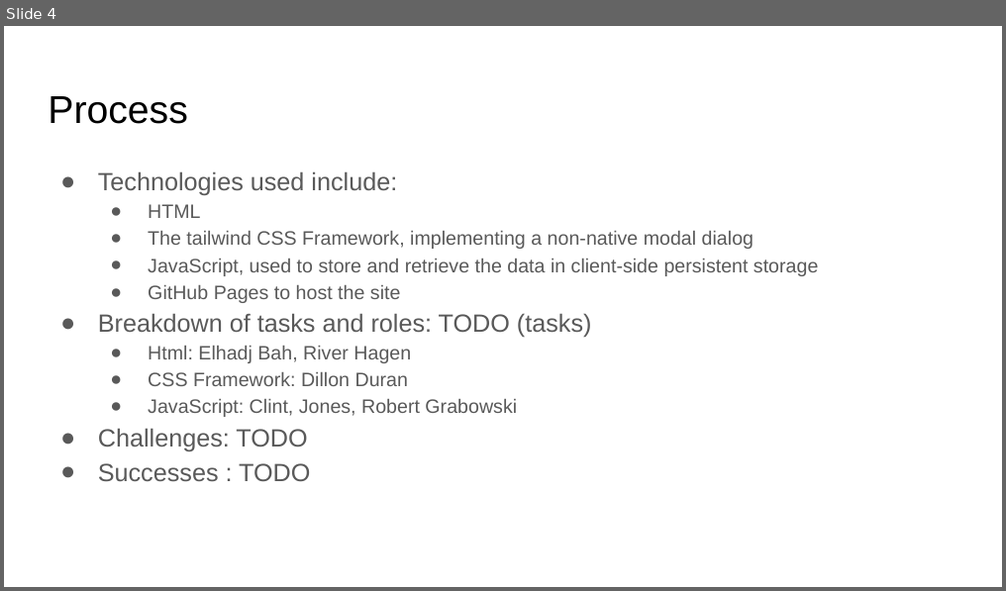
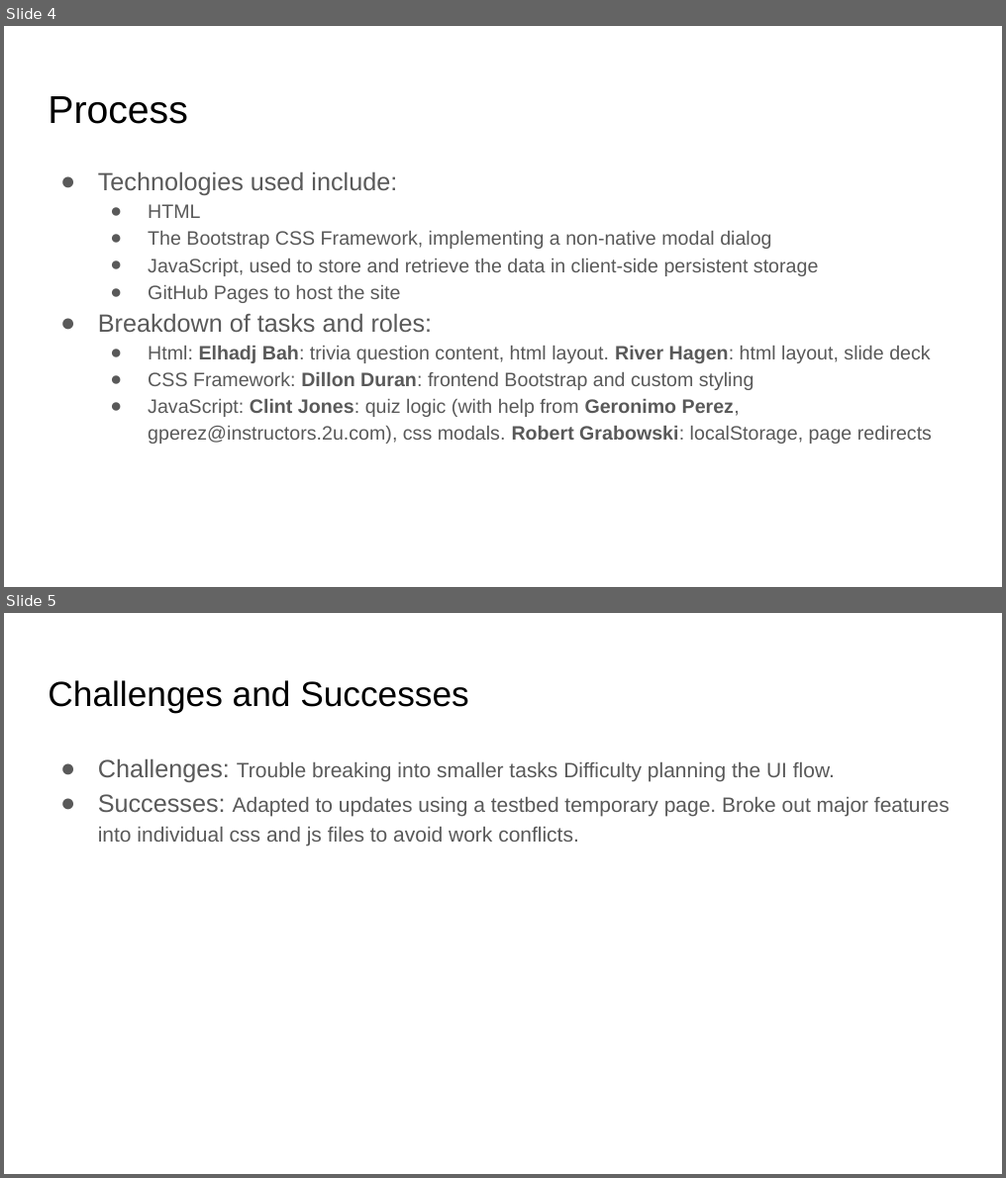
Before and after one commit to clintsrc/nerd-trivia, a slide deck: assets/slides/Project Presentation.pptx. Shown one above the other, each under a label of ours: slide 4 before the commit, slides 4 and 5 after it. The pictures are 1006x591 and 1006x1178 pixels, drawn with LibreOffice and Linux fonts; fonts in the diff are those of the drawing. Boxes give left, top, right and bottom in pixels: in the first picture for what was removed or moved away, otherwise in the second. Text is boxed around its words. In the diff, an @@ line names an element or a change of style, - is before the commit and + after.

```diff
--- a/assets/slides/Project Presentation.pptx
+++ b/assets/slides/Project Presentation.pptx
@@ slide 5 added at (4,613,1002,1174), background #FFFFFF @@
@@ title added at (48,680,468,712), 25.2 pt, text #000000 @@
+Challenges and Successes
@@ text added at (98,759,949,846), 15 pt, text #595959 @@
+● Challenges: Trouble breaking into smaller tasks Difficulty planning the UI flow.
+● Successes: Adapted to updates using a testbed temporary page. Broke out major features into individual css and js files to avoid work conflicts.
@@ slide 4 changed as well @@
@@ text at (148,231,771,249): text changed @@
-  ● The tailwind CSS Framework, implementing a non-native modal dialog
+  ● The Bootstrap CSS Framework, implementing a non-native modal dialog
@@ text at (98,313,932,444): text changed @@
-● Breakdown of tasks and roles: TODO (tasks)
-  ● Html: Elhadj Bah, River Hagen
-  ● CSS Framework: Dillon Duran
-  ● JavaScript: Clint, Jones, Robert Grabowski
-● Challenges: TODO
-● Successes : TODO
+● Breakdown of tasks and roles:
+  ● Html: Elhadj Bah: trivia question content, html layout. River Hagen: html layout, slide deck
+  ● CSS Framework: Dillon Duran: frontend Bootstrap and custom styling
+  ● JavaScript: Clint Jones: quiz logic (with help from Geronimo Perez, gperez@instructors.2u.com), css modals. Robert Grabowski: localStorage, page redirects
```
Also in this commit, not shown: 5 other slides changed, 2 other slides added, 1 slide removed, 4 other files.
